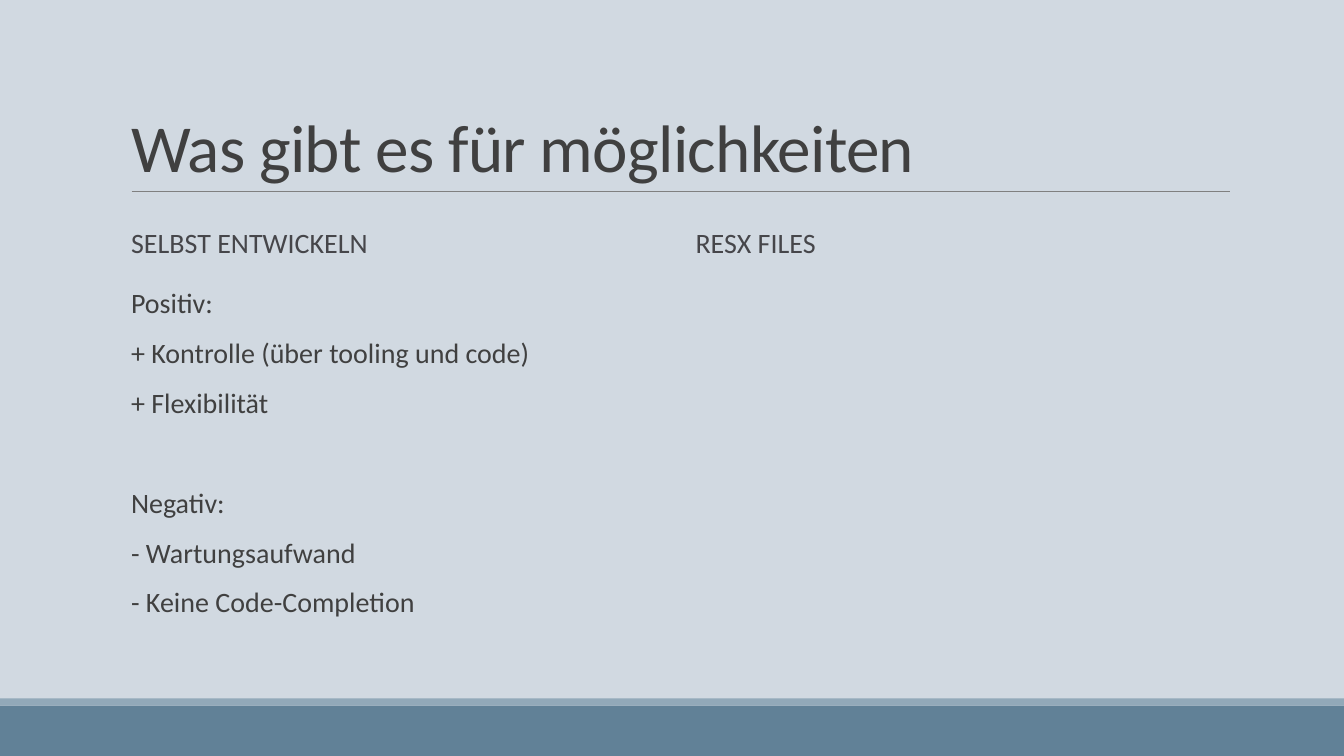
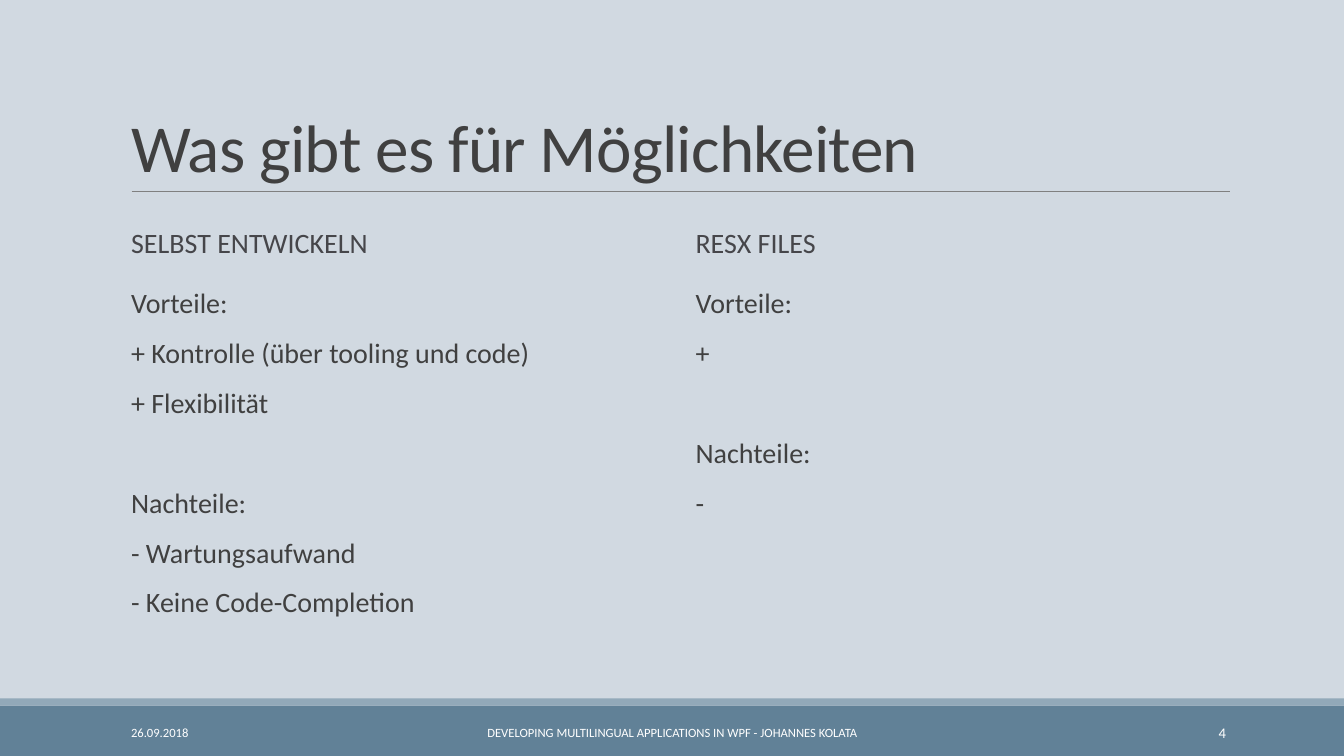
Before and after one commit to Wr4thon/C-Sharp_Usergroup, a slide deck: slide 4 of 20180926/Developing multilingual Applikations in WPF.pptx. Drawn at 1344x756 pixels with LibreOffice and Linux fonts; fonts in the diff are those of the drawing. Boxes give left, top, right and bottom in pixels: in the first picture for what was removed or moved away, otherwise in the second. Text is boxed around its words. In the diff, an @@ line names an element or a change of style, - is before the commit and + after.

Commit message:
updated presentation

```diff
--- a/20180926/Developing multilingual Applikations in WPF.pptx
+++ b/20180926/Developing multilingual Applikations in WPF.pptx
@@ title at <box>131,125,918,184</box>: text changed @@
-Was gibt es für möglichkeiten
+Was gibt es für Möglichkeiten
@@ text at <box>131,293,228,313</box>: text changed @@
-  Positiv:
+  Vorteile:
@@ text added at <box>696,293,811,463</box>, 20 pt, text #404040 @@
+  Vorteile:
+  +
+  Nachteile:
+  -
@@ text at <box>131,493,246,513</box>: text changed @@
-  Negativ:
+  Nachteile:
@@ text added at <box>131,728,188,737</box>, 9 pt, text #FFFFFF @@
+26.09.2018
@@ text added at <box>487,729,857,737</box>, 9 pt, text #FFFFFF @@
+DEVELOPING MULTILINGUAL APPLICATIONS IN WPF - JOHANNES KOLATA
@@ page number added at <box>1219,728,1226,738</box>, 10.5 pt, text #FFFFFF @@
+4
```
Also in this commit, not shown: 4 other slides changed, 4 slides added, 3 slides removed.
